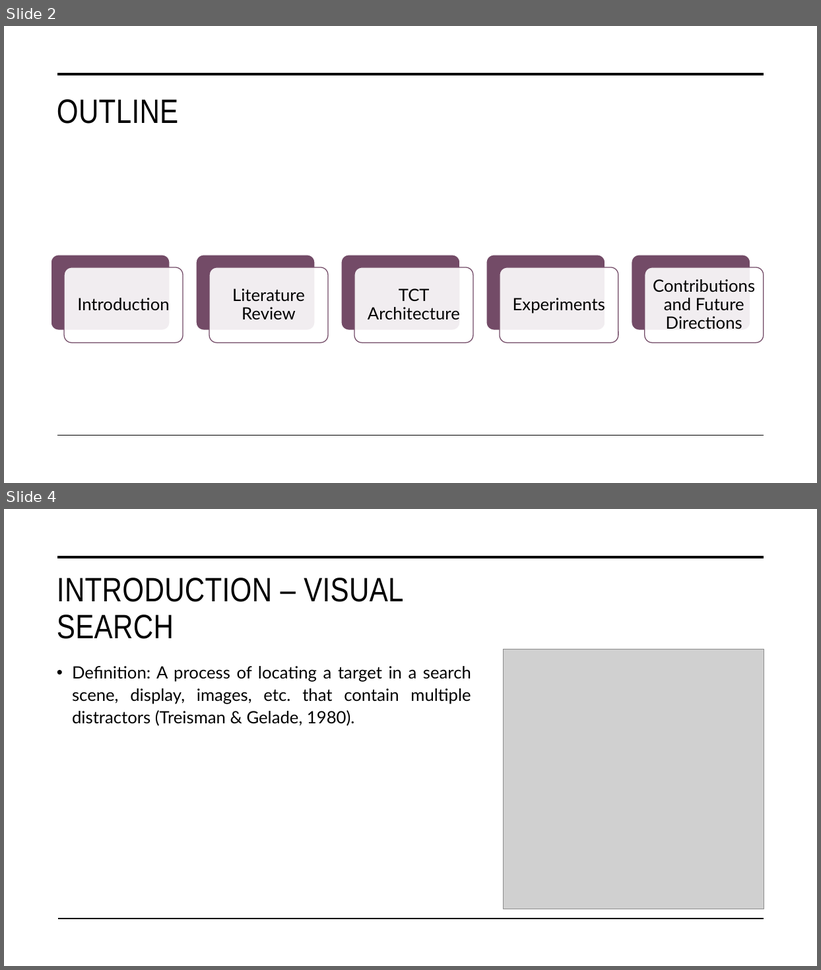
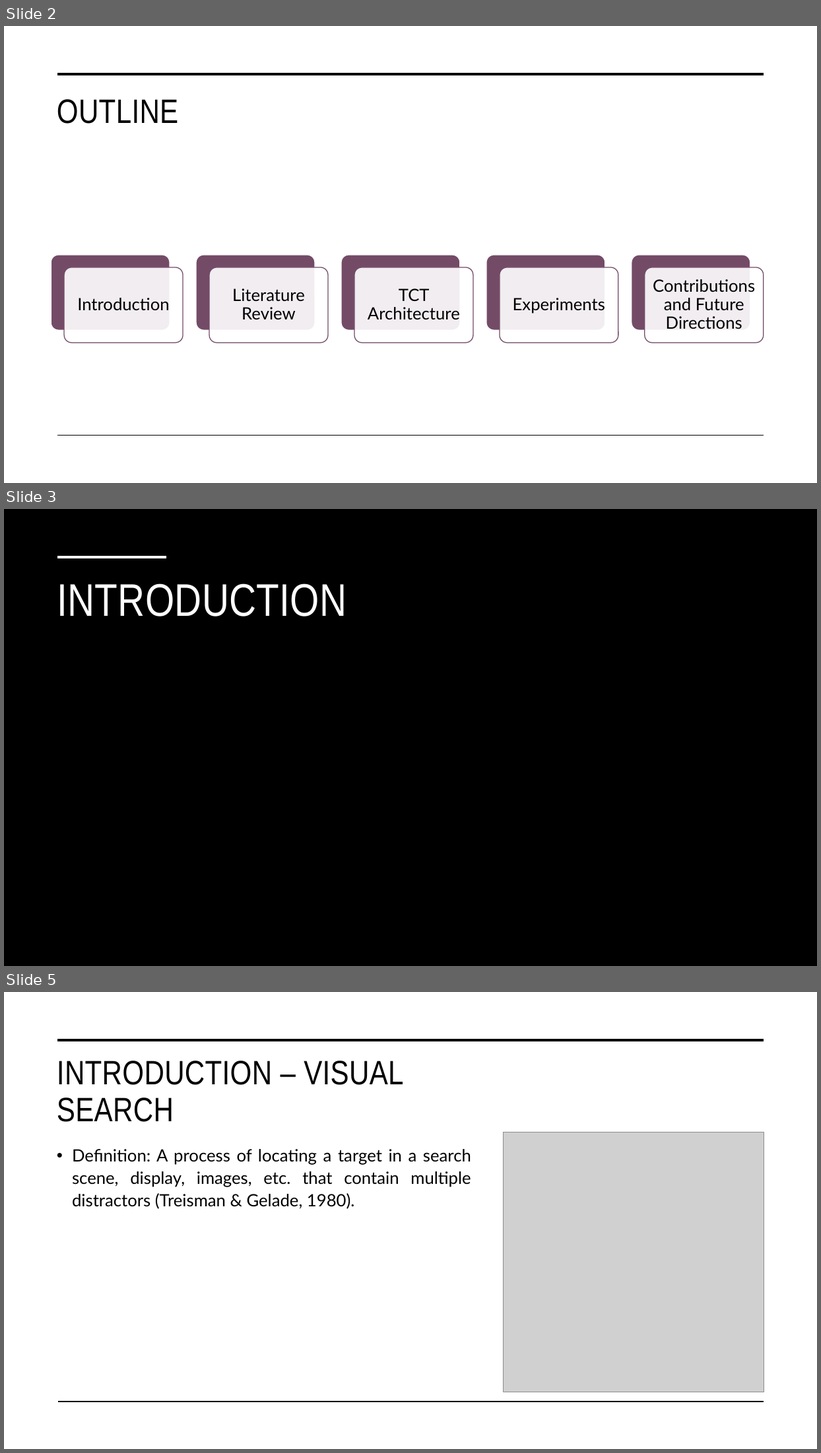
Before and after one commit to tuanisworkingonsomeprojects/TCT-visual-search, a slide deck: Presentation/FYP_NguyenTuan_Presentation.pptx. Shown one above the other, each under a label of ours: slides 2 and 4 before the commit, slides 2, 3 and 5 after it; the slides between them are not shown. The pictures are 821x970 and 821x1453 pixels, drawn with LibreOffice and Linux fonts; fonts in the diff are those of the drawing; grey boxes stand for pictures; background and template pictures are left out. Boxes give left, top, right and bottom in pixels: in the first picture for what was removed or moved away, otherwise in the second. Text is boxed around its words. In the diff, an @@ line names an element or a change of style, - is before the commit and + after.

```diff
--- a/Presentation/FYP_NguyenTuan_Presentation.pptx
+++ b/Presentation/FYP_NguyenTuan_Presentation.pptx
@@ slide 3 added at [4, 509, 817, 966], background picture (left out) @@
@@ rectangle added at [4, 509, 456, 966], fill gradient #000000 @@
@@ line added from (57, 557) to (167, 557), #FFFFFF 3.5 pt @@
@@ title added at [57, 584, 347, 617], 54 pt, text #FFFFFF @@
+INTRODUCTION
@@ what was slide 4 is now slide 5 @@
```
Also in this commit, not shown: 1 slide changed, 32 other slides added, 1 slide removed, 4 other files.
